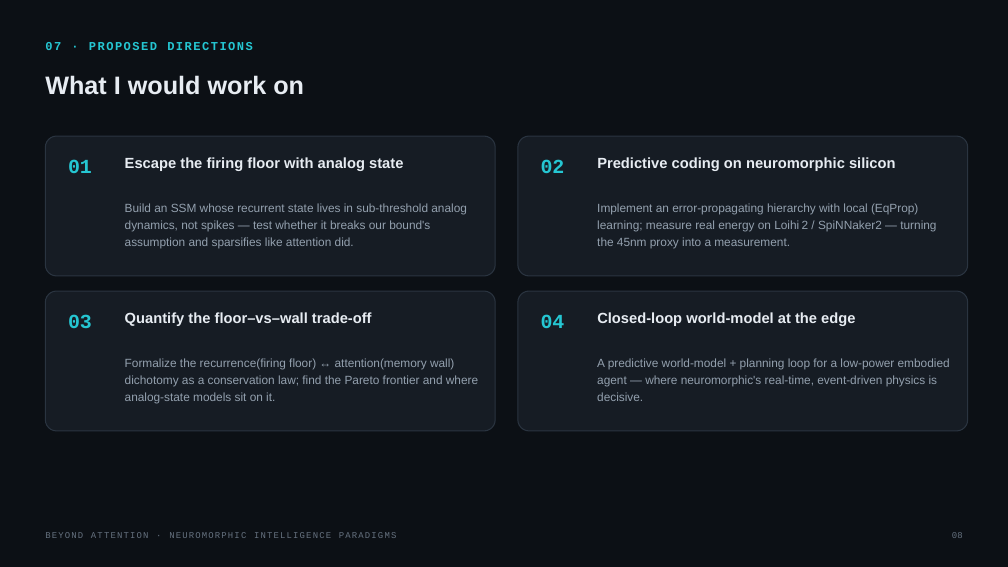
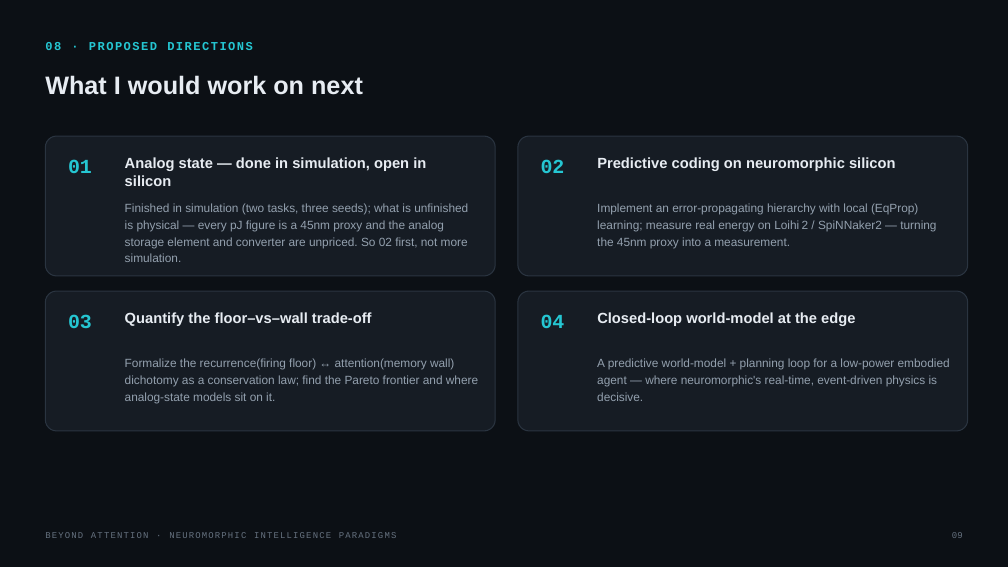
Before and after one commit to zeyuyuyu/sparsity-ceiling, a slide deck: slide 9 of talk/beyond_attention_paradigms.pptx (slide 8 before the commit). Drawn at 1008x567 pixels with LibreOffice and Linux fonts; fonts in the diff are those of the drawing. Boxes give left, top, right and bottom in pixels: in the first picture for what was removed or moved away, otherwise in the second. Text is boxed around its words. In the diff, an @@ line names an element or a change of style, - is before the commit and + after.

```diff
--- a/talk/beyond_attention_paradigms.pptx
+++ b/talk/beyond_attention_paradigms.pptx
@@ text at <box>45,42,253,50</box>: text changed @@
-07 · PROPOSED DIRECTIONS
+08 · PROPOSED DIRECTIONS
@@ text at <box>45,75,363,95</box>: text changed @@
-What I would work on
+What I would work on next
@@ text at <box>125,157,426,186</box>: text changed @@
-Escape the firing floor with analog state
+Analog state — done in simulation, open in silicon
@@ text at <box>125,203,468,262</box>: text changed @@
-Build an SSM whose recurrent state lives in sub-threshold analog dynamics, not spikes — test whether it breaks our bound's assumption and sparsifies like attention did.
+Finished in simulation (two tasks, three seeds); what is unfinished is physical — every pJ figure is a 45nm proxy and the analog storage element and converter are unpriced. So 02 first, not more simulation.
```
Also in this commit, not shown: 1 other slide changed, 1 slide added, 4 other files.
